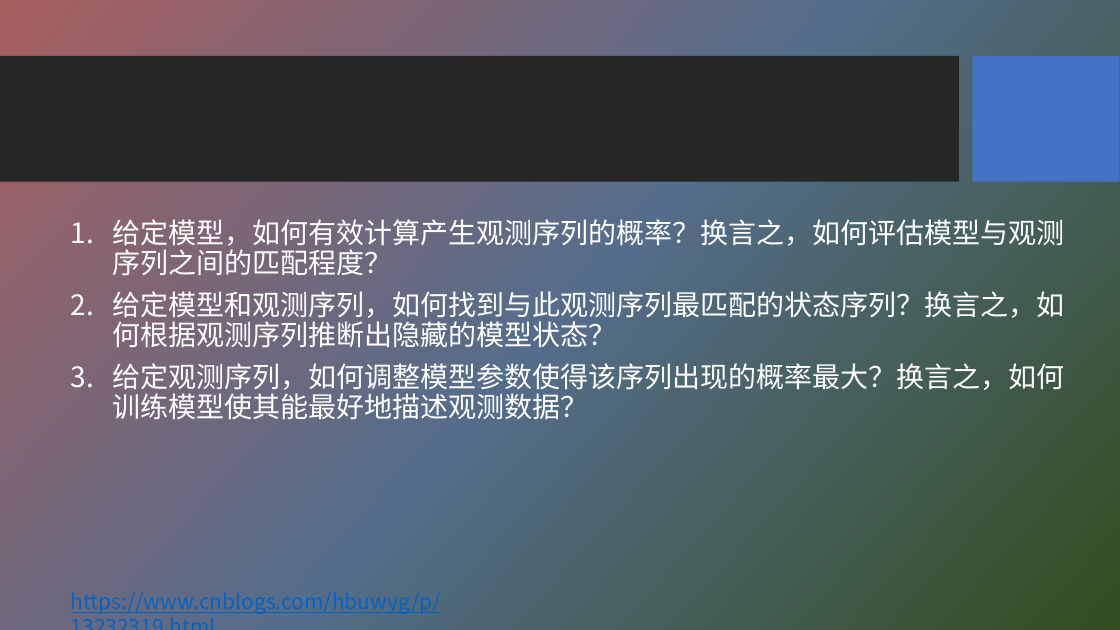
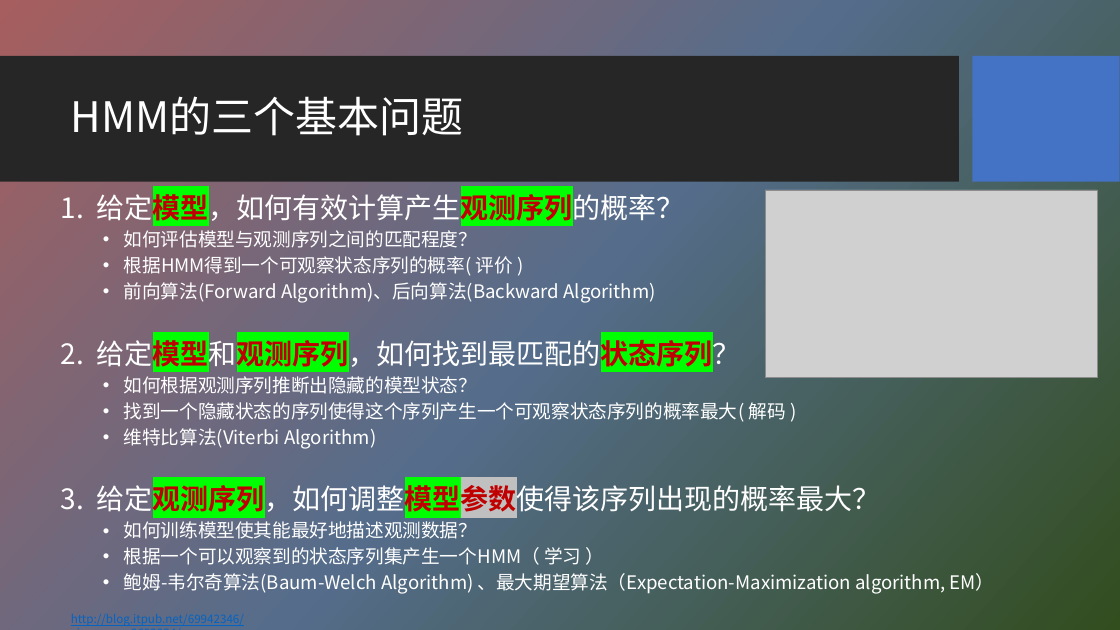
Before and after one commit to HBU/NLP_PPT, a slide deck: slide 12 of PPT-2020/ch04 隐马尔科夫模型.pptx. Drawn at 1120x630 pixels with LibreOffice and Linux fonts; fonts in the diff are those of the drawing; grey boxes stand for pictures; background and template pictures are left out. Boxes give left, top, right and bottom in pixels: in the first picture for what was removed or moved away, otherwise in the second. Text is boxed around its words. In the diff, an @@ line names an element or a change of style, - is before the commit and + after.

```diff
--- a/PPT-2020/ch04 隐马尔科夫模型.pptx
+++ b/PPT-2020/ch04 隐马尔科夫模型.pptx
@@ title added at [71, 96, 464, 136], 36 pt, text #FFFFFF @@
+HMM的三个基本问题
@@ text at [61, 190, 995, 594]: text changed; size 24 to 16 pt @@
-1. 给定模型，如何有效计算产生观测序列的概率？换言之，如何评估模型与观测序列之间的匹配程度？
-2. 给定模型和观测序列，如何找到与此观测序列最匹配的状态序列？换言之，如何根据观测序列推断出隐藏的模型状态？
-3. 给定观测序列，如何调整模型参数使得该序列出现的概率最大？换言之，如何训练模型使其能最好地描述观测数据？
+1. 给定模型，如何有效计算产生观测序列的概率？
+  • 如何评估模型与观测序列之间的匹配程度？
+  • 根据HMM得到一个可观察状态序列的概率( 评价 )
+  • 前向算法(Forward Algorithm)、后向算法(Backward Algorithm)
+2. 给定模型和观测序列，如何找到最匹配的状态序列？
+  • 如何根据观测序列推断出隐藏的模型状态？
+  • 找到一个隐藏状态的序列使得这个序列产生一个可观察状态序列的概率最大( 解码 )
+  • 维特比算法(Viterbi Algorithm)
+3. 给定观测序列，如何调整模型参数使得该序列出现的概率最大？
+  • 如何训练模型使其能最好地描述观测数据？
+  • 根据一个可以观察到的状态序列集产生一个HMM（ 学习 ）
+  • 鲍姆-韦尔奇算法(Baum-Welch Algorithm) 、最大期望算法（Expectation-Maximization algorithm, EM）
@@ picture added at [765, 190, 1097, 378] @@
@@ text removed at [62, 585, 555, 618] @@
-https://www.cnblogs.com/hbuwyg/p/13232319.html
@@ text added at [62, 607, 345, 630], 10 pt, text #0563C1, underline @@
+http://blog.itpub.net/69942346/viewspace-2652334/
```
Also in this commit, not shown: 2 other slides changed, 9 slides added, 2 slides removed.
